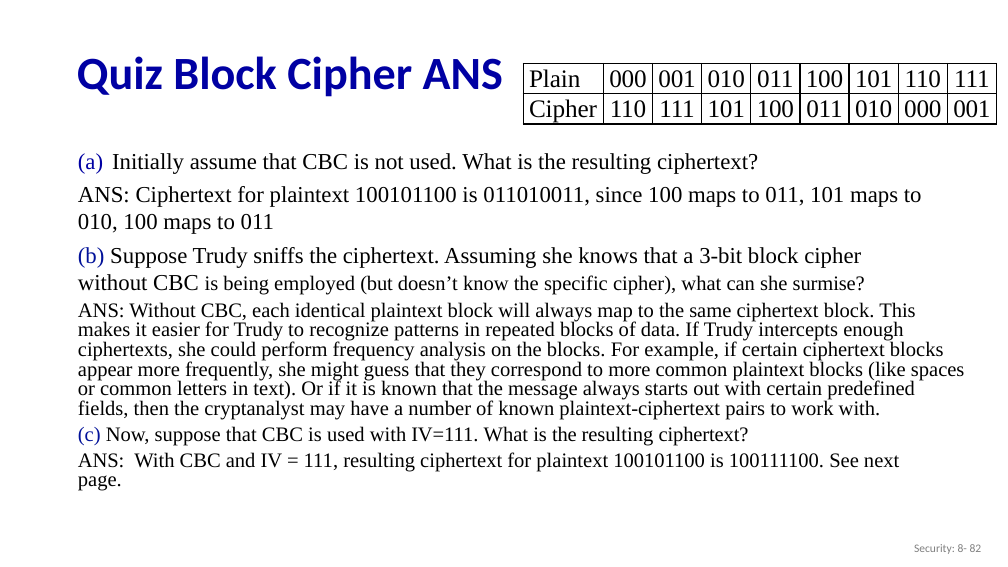
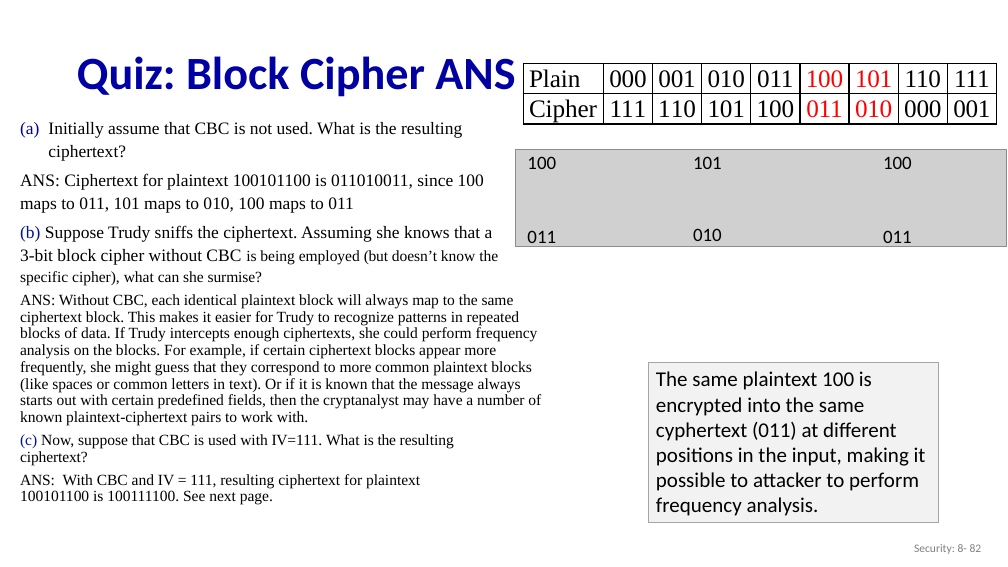
Before and after one commit to guhofstra/CSC175, a slide deck: slide 82 of PPTs/Sample Exam Questions.pptx. Drawn at 1008x567 pixels with LibreOffice and Linux fonts; fonts in the diff are those of the drawing; grey boxes stand for pictures. Boxes give left, top, right and bottom in pixels: in the first picture for what was removed or moved away, otherwise in the second. Text is boxed around its words. In the diff, an @@ line names an element or a change of style, - is before the commit and + after.

```diff
--- a/PPTs/Sample Exam Questions.pptx
+++ b/PPTs/Sample Exam Questions.pptx
@@ title at [77, 56, 515, 97]: text changed @@
-Quiz Block Cipher ANS
+Quiz: Block Cipher ANS
@@ table at [523, 64, 997, 127] @@
-row 2, column 2: 110
+row 2, column 2: 111
-row 2, column 3: 111
+row 2, column 3: 110
@@ text colour #000000 to #FF0000 in "100", "101", "011", "010" @@
@@ text "Initially assume that CBC is ...": place and size @@
-text "Initially assume that CBC is ..." at [78, 153, 965, 491]
+text "Initially assume that CBC is ..." at [20, 122, 541, 505]
@@ text "Initially assume that CBC is ..." at [20, 122, 541, 505]: size 21.7 to 16.6 pt in "Initially assume that CBC is not used. ...", "ANS: Ciphertext for plaintext 100101100 is 011010011, ...", "(b) Suppose Trudy sniffs the ciphertext. Assuming ..."; size 19.6 to 14.8 pt in "is being employed (but doesn’t know the ...", "ANS: Without CBC, each identical plaintext block ...", "(c) Now, suppose that CBC is used ...", "ANS: With CBC and IV = 111, ..."; line spacing 1 to 1.1; line spacing 0.8 to 0.9 @@
@@ picture added at [516, 149, 1006, 247] @@
@@ text added at [527, 156, 556, 169], 18 pt, text #000000 @@
+100
@@ text added at [693, 156, 722, 169], 18 pt, text #000000 @@
+101
@@ text added at [883, 156, 912, 169], 18 pt, text #000000 @@
+100
@@ text added at [527, 230, 556, 249], 18 pt, text #000000 @@
+011
@@ text added at [693, 228, 722, 241], 18 pt, text #000000 @@
+010
@@ text added at [883, 230, 912, 249], 18 pt, text #000000 @@
+011
@@ rectangle added at [649, 362, 939, 523], fill #F2F2F2, outline #A5A5A5 1 pt, 20 pt, text #000000 @@
+The same plaintext 100 is encrypted into the same cyphertext (011) at different positions in the input, making it possible to attacker to perform frequency analysis.
```
Also in this commit, not shown: 4 other slides changed, 10 other files.
